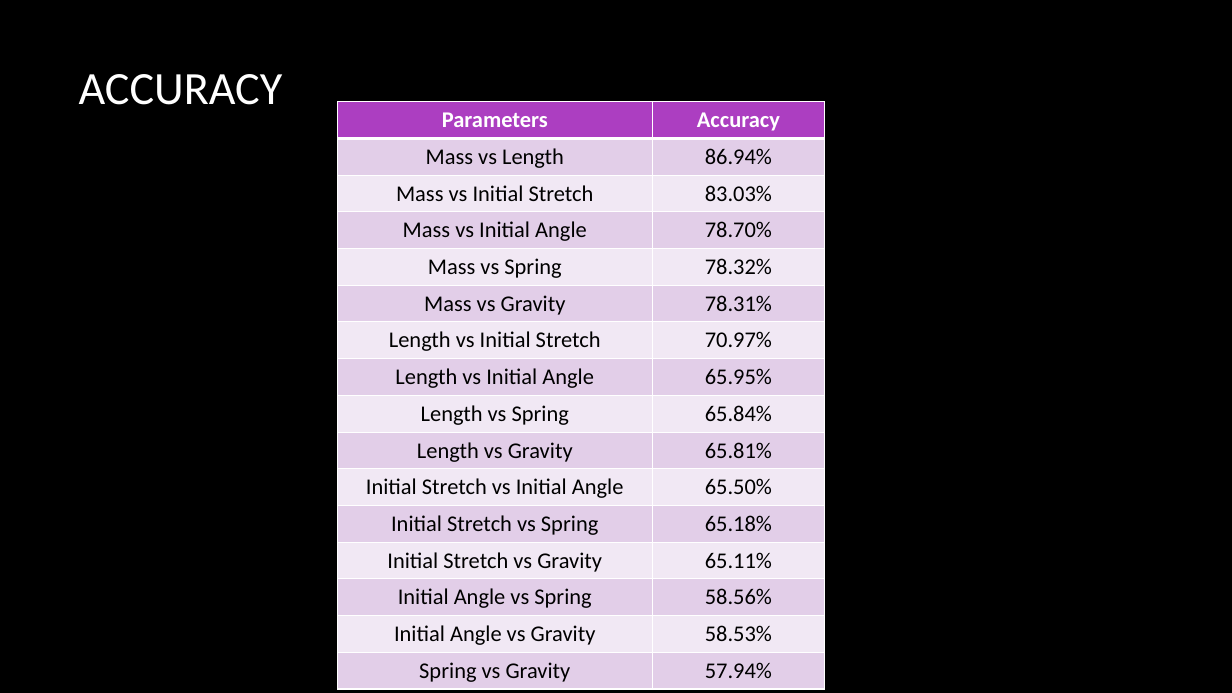
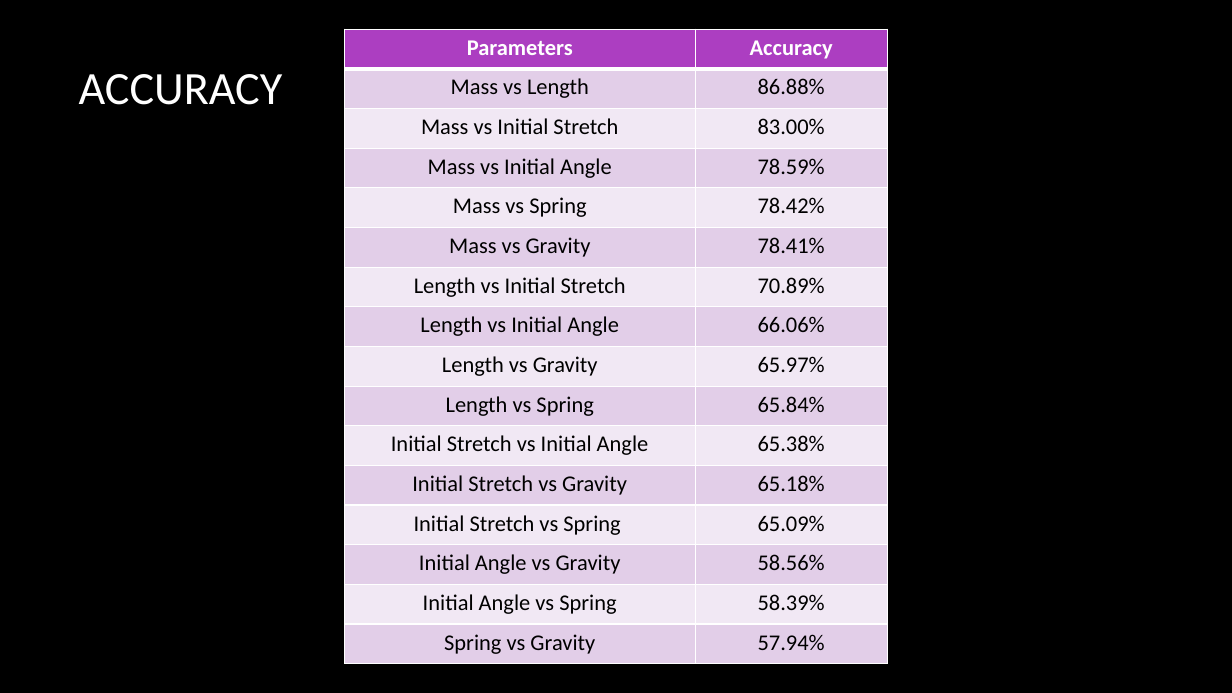
Before and after one commit to Smiley248/nasaspring, a slide deck: slide 18 of Presentations/NASA/NASA presentation.pptx (slide 17 before the commit). Drawn at 1232x693 pixels with LibreOffice and Linux fonts; fonts in the diff are those of the drawing; background and template pictures are left out. Boxes give left, top, right and bottom in pixels: in the first picture for what was removed or moved away, otherwise in the second. Text is boxed around its words. In the diff, an @@ line names an element or a change of style, - is before the commit and + after.

Commit message:
Updated presentation

```diff
--- a/Presentations/NASA/NASA presentation.pptx
+++ b/Presentations/NASA/NASA presentation.pptx
@@ table at [345,30,887,665] @@
-row 2: Mass vs Length | 86.94%
-row 3: Mass vs Initial Stretch | 83.03%
-row 4: Mass vs Initial Angle | 78.70%
-row 5: Mass vs Spring | 78.32%
-row 6: Mass vs Gravity | 78.31%
-row 7: Length vs Initial Stretch | 70.97%
-row 8: Length vs Initial Angle | 65.95%
+row 2: Mass vs Length | 86.88%
+row 3: Mass vs Initial Stretch | 83.00%
+row 4: Mass vs Initial Angle | 78.59%
+row 5: Mass vs Spring | 78.42%
+row 6: Mass vs Gravity | 78.41%
+row 7: Length vs Initial Stretch | 70.89%
+row 8: Length vs Initial Angle | 66.06%
+row 9: Length vs Gravity | 65.97%
-row 10: Length vs Gravity | 65.81%
-row 11: Initial Stretch vs Initial Angle | 65.50%
-row 12: Initial Stretch vs Spring | 65.18%
-row 13: Initial Stretch vs Gravity | 65.11%
-row 14: Initial Angle vs Spring | 58.56%
-row 15: Initial Angle vs Gravity | 58.53%
+row 11: Initial Stretch vs Initial Angle | 65.38%
+row 12: Initial Stretch vs Gravity | 65.18%
+row 13: Initial Stretch vs Spring | 65.09%
+row 14: Initial Angle vs Gravity | 58.56%
+row 15: Initial Angle vs Spring | 58.39%
@@ table: place and size @@
-table at [337,102,825,686]
+table at [345,30,887,665]
```
Also in this commit, not shown: 1 other slide changed, 2 slides added, 1 slide removed.
